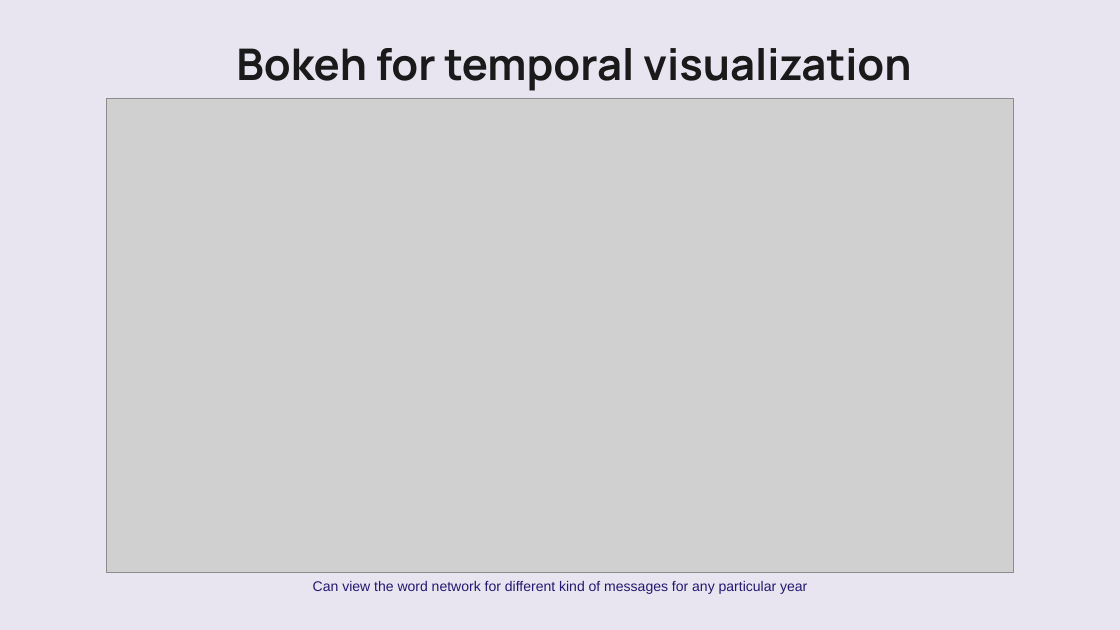
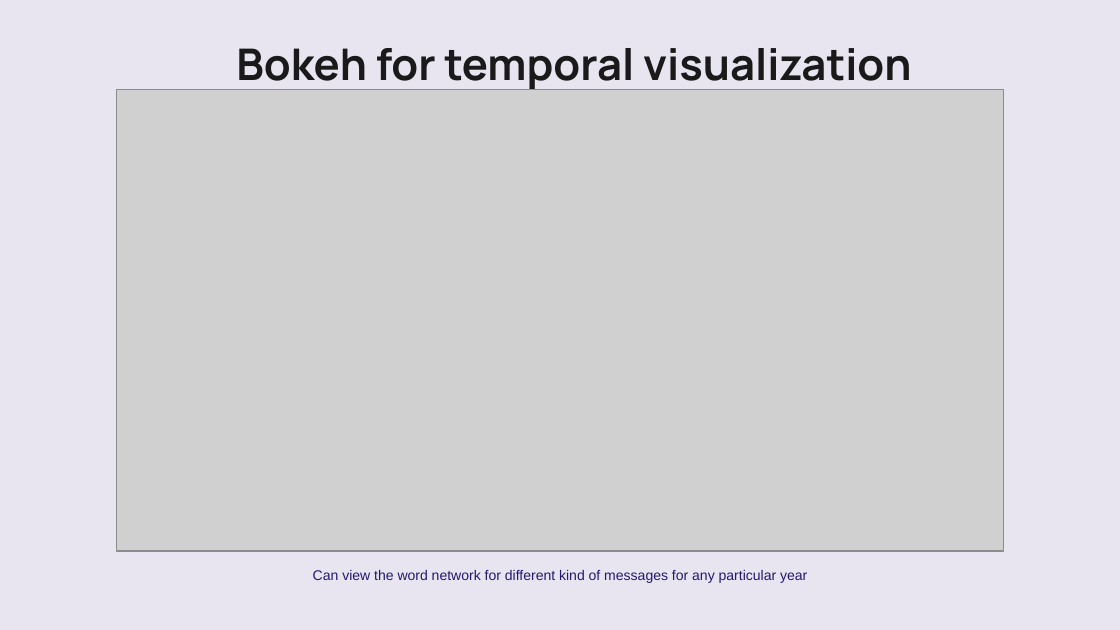
Before and after one commit to VatsalBhuva11/hoax-call-temporal-analysis, a slide deck: slide 16 of Group_16_SNA.pptx (slide 10 before the commit). Drawn at 1120x630 pixels with LibreOffice and Linux fonts; fonts in the diff are those of the drawing; grey boxes stand for pictures; background and template pictures are left out. Boxes give left, top, right and bottom in pixels: in the first picture for what was removed or moved away, otherwise in the second. Text is boxed around its words. In the diff, an @@ line names an element or a change of style, - is before the commit and + after.

```diff
--- a/Group_16_SNA.pptx
+++ b/Group_16_SNA.pptx
@@ picture resized from (x1=106, y1=99, x2=1014, y2=572) to (x1=116, y1=90, x2=1004, y2=551) @@
@@ text "Can view the word network ..." moved from (x1=313, y1=581, x2=807, y2=594) to (x1=313, y1=570, x2=807, y2=583) @@
```
Also in this commit, not shown: 3 other slides changed, 11 slides added, 1 slide removed, 3 other files.
